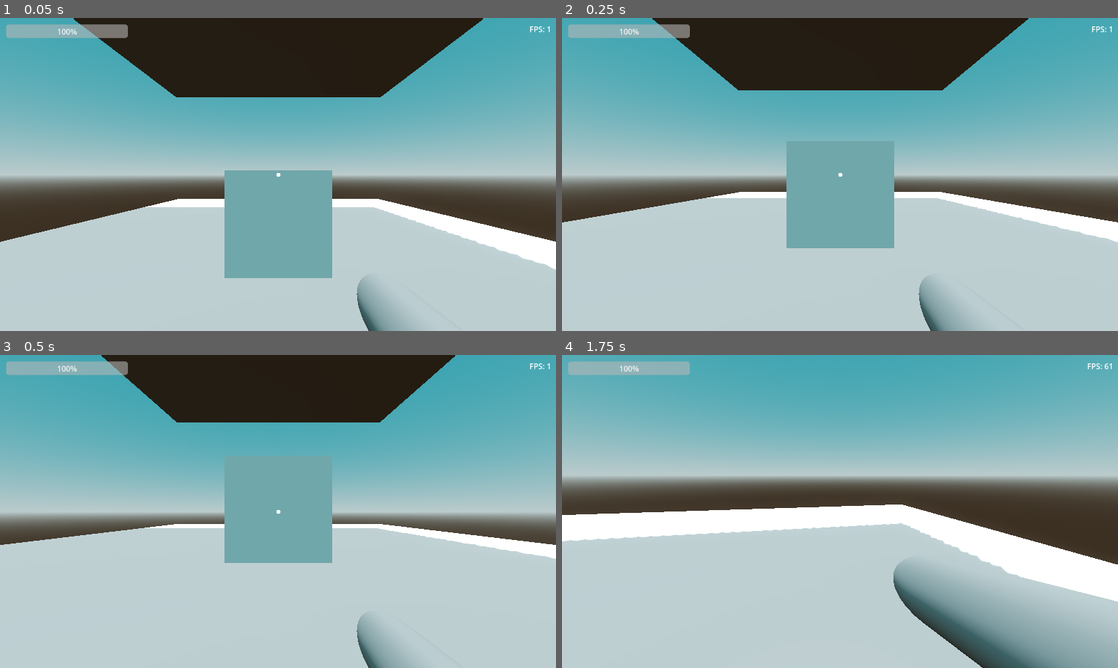
Above: before the commit, frames 1-4 (two rows, left to right).
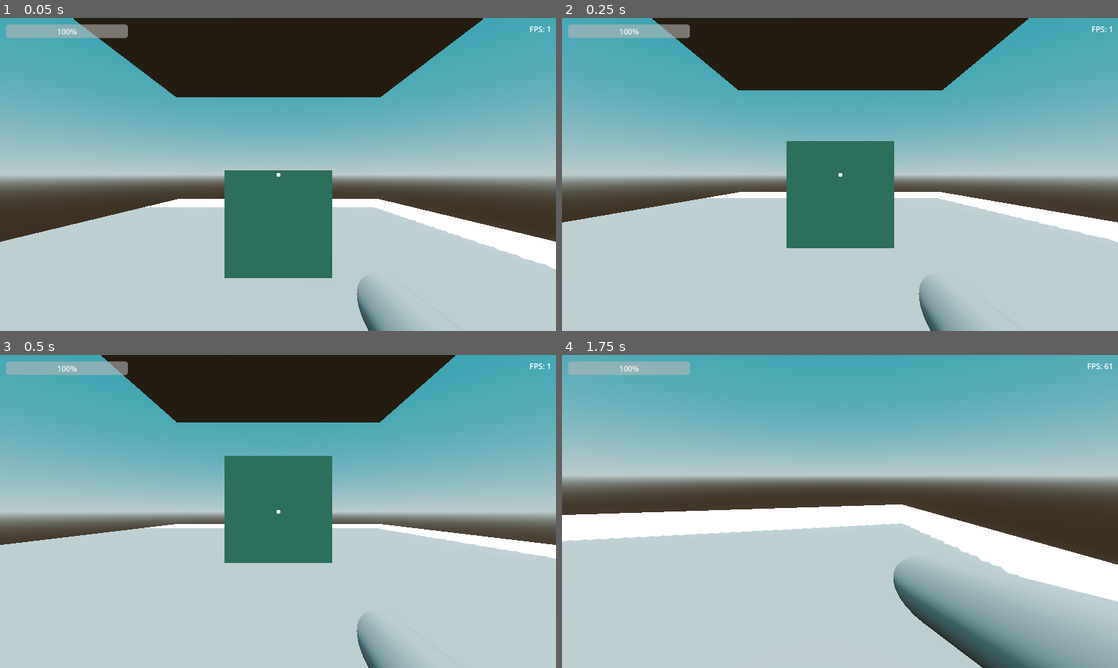
Above: after the commit, the same moments.

Repository: BingleyPro/time-drift
Game: Godot game, scene res://levels/test_scene.tscn
Two runs of this game, one before a commit and one after it. Both use one fixed random seed, a clock stepped at 60 frames per second and the inputs below. This scene is started directly instead of the project's main scene.
Inputs (mouse positions are in pixels of both pictures, inside the frame that each line leads up to):
- Up to frame 1 (0.05 s): no input
- Up to frame 2 (0.25 s): no input
- Up to frame 3 (0.5 s): no input
- Up to frame 4 (1.75 s): tap Enter at 0.5 s; move the mouse to (867, 511) at 0.52 s; hold T (switch_timeline) 0.53-1.28 s; hold W (up) from 0.53 s (still down); click (867, 511) at 0.67 s; tap Space (jump) at 0.77, 1.52 s; move the mouse to (812, 511) at 1.27 s; tap C (crouch) at 1.35 s; tap T (switch_timeline) at 1.55 s

The runs differ from the first frame. In frame 1, 6.7% of the frame differs, in the area x 40-60%, y 48-84%; in frame 2, 6.6%; in frame 3, 6.6%; in frame 4, nothing differs.
Error before the commit: Attempt to call function 'start_timeline_selection' in base 'null instance' on a null instance. (res://scenes/player.gd:123)
Error after the commit: Invalid assignment of property or key 'visible' with value of type 'bool' on a base object of type 'null instance'. (res://scripts/time_object.gd:20)

Commit message:
Added new time manager

Diff:
--- /dev/null
+++ b/autoload/time_manager.gd
@@ -0,0 +1,23 @@
+extends Node
+
+# All possible timelines
+enum Timeline { PAST, PRESENT, FUTURE }
+
+signal timeline_changed(new_timeline)
+
+@export var current_timeline: Timeline = Timeline.PRESENT
+
+# List of timeline states in a cycle
+var _timeline_states = [Timeline.PAST, Timeline.PRESENT, Timeline.FUTURE]
+var _timeline_index = 1 # Start at PRESENT
+
+# TODO: move to player later
+func _input(event: InputEvent) -> void:
+	if event.is_action_pressed("switch_timeline"):
+		switch_timeline()
+
+func switch_timeline() -> void:
+	# Cycle to the next timeline
+	_timeline_index = (_timeline_index + 1) % _timeline_states.size()
+	current_timeline = _timeline_states[_timeline_index]
+	emit_signal("timeline_changed", current_timeline)
--- a/project.godot
+++ b/project.godot
@@ -20,6 +20,7 @@
 
 SettingsHandler="*res://scenes/autoload/SettingsHandler.gd"
 GameManager="*res://scenes/autoload/GameManager.gd"
+TimeManager="*res://autoload/time_manager.gd"
 
 [display]
 
@@ -40,6 +41,7 @@
 "res://assets/shaders/": "green",
 "res://assets/sounds/": "teal",
 "res://assets/textures/": "blue",
+"res://autoload/": "gray",
 "res://data/": "pink",
 "res://levels/": "orange",
 "res://scenes/": "blue",
--- a/scenes/building/wall.tscn
+++ b/scenes/building/wall.tscn
@@ -1,6 +1,6 @@
 [gd_scene load_steps=7 format=3 uid="uid://dwsw2cnopy04g"]
 
-[ext_resource type="Script" path="res://scripts/world_object.gd" id="1_owtgi"]
+[ext_resource type="Script" path="res://scripts/time_object.gd" id="1_pj5fc"]
 
 [sub_resource type="BoxMesh" id="BoxMesh_pipcx"]
 
@@ -16,7 +16,7 @@
 
 [node name="Wall" type="Node3D"]
 transform = Transform3D(1.00404, 0, 0, 0, 1.00404, 0, 0, 0, 1.00404, 0, 0, 0)
-script = ExtResource("1_owtgi")
+script = ExtResource("1_pj5fc")
 
 [node name="Past State" type="Node3D" parent="."]
 
--- /dev/null
+++ b/scripts/time_object.gd
@@ -0,0 +1,31 @@
+extends Node
+
+@export_group("Time Behaviour")
+@export var propagate_past_changes: bool = false
+
+@onready var past_node = $Past
+@onready var present_node = $Present
+@onready var future_node = $Future
+
+func _ready () -> void:
+	# Connect to the timeline_changed signal
+	var time_manager = get_node("/root/TimeManager")
+	time_manager.connect("timeline_changed", Callable(self, "on_timeline_changed"))
+
+	# Make sure inital state matches current timeline
+	_on_timeline_changed(time_manager.current_timeline)
+
+func _on_timeline_changed(new_timeline) -> void:
+	# Hide all layers first
+	past_node.visible = false
+	present_node.visible = false
+	future_node.visible = false
+
+	# Show only the relevant layer
+	match new_timeline:
+		"PAST":
+			past_node.visible = true
+		"PRESENT":
+			present_node.visible = true
+		"FUTURE":
+			future_node.visible = true
